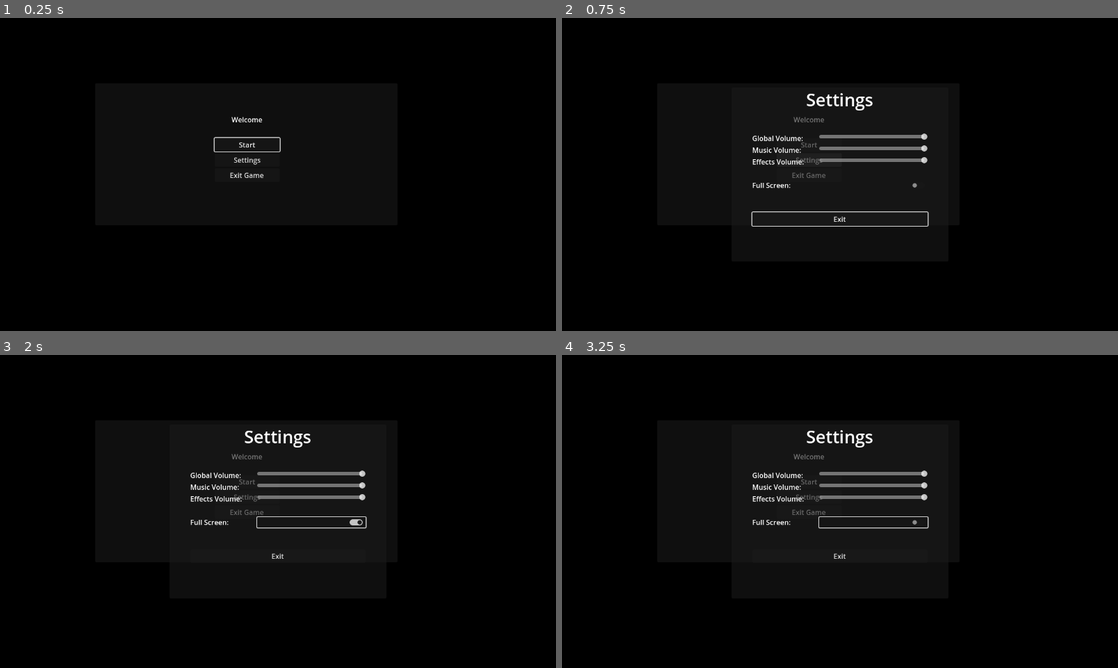
Above: before the commit, frames 1-4 (two rows, left to right).
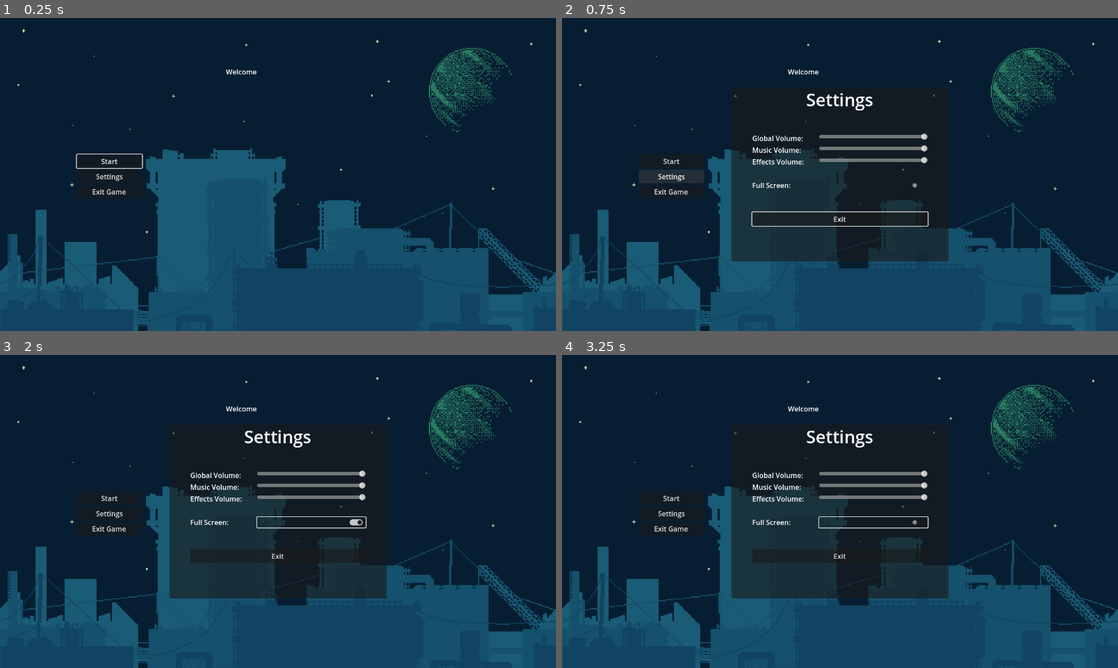
Above: after the commit, the same moments.

Repository: DEVizzent/mermelada-jam-2023
Game: Godot game, scene res://Inicio/StartMenu.tscn
Same seed, same stepped clock (60 frames per second), same inputs: the game is played once before the commit and once after it.
Inputs (mouse positions are in pixels of both pictures, inside the frame that each line leads up to):
- Up to frame 1 (0.25 s): no input
- Up to frame 2 (0.75 s): click "Settings" at 0.5 s
- Up to frame 3 (2 s): click (311, 520) at 1.25 s
- Up to frame 4 (3.25 s): tap Enter (ui_accept) at 2, 2.27, 2.75 s; move the mouse to (962, 495) at 2.02 s; hold Right (ui_right) 2.03-2.75 s; click (962, 495) at 2.17 s; drag from (728, 527) to (812, 574) at 2.77 s

The runs differ from the first frame. In frame 1, 99% of the frame differs, in the area x 0-100%, y 0-100%; in frame 2, 85%; in frame 3, 85%; in frame 4, 85%.

Commit message:
Add background to the welcome scene

Diff:
--- a/Inicio/StartMenu.gd
+++ b/Inicio/StartMenu.gd
@@ -1,10 +1,10 @@
 extends Node2D
 
 func _ready():
-	$Panel/CenterContainer/VBoxContainer/StartButton.grab_focus()
+	$CenterContainer/VBoxContainer/StartButton.grab_focus()
 
 func _on_settings_settings_closed():
-	$Panel/CenterContainer/VBoxContainer/SettingsButton.grab_focus()
+	$CenterContainer/VBoxContainer/SettingsButton.grab_focus()
 
 func _on_settings_button_pressed():
 	var menu_event = InputEventAction.new()
--- a/Inicio/StartMenu.tscn
+++ b/Inicio/StartMenu.tscn
@@ -1,57 +1,54 @@
-[gd_scene load_steps=6 format=3 uid="uid://xviyat66ggib"]
+[gd_scene load_steps=7 format=3 uid="uid://xviyat66ggib"]
 
 [ext_resource type="Script" path="res://Inicio/StartMenu.gd" id="1_keq2j"]
 [ext_resource type="Script" path="res://Inicio/ButtonJumpScene.gd" id="1_wqmyn"]
 [ext_resource type="PackedScene" uid="uid://cl4ayh8478a6v" path="res://Settings/Settings.tscn" id="2_4tn62"]
 [ext_resource type="PackedScene" uid="uid://ch4qu2cv74nik" path="res://Levels/Level1/Level1.tscn" id="2_26uak"]
+[ext_resource type="Texture2D" uid="uid://ccxvwsthy6mhk" path="res://Inicio/Background.png" id="2_mt6pw"]
 [ext_resource type="AudioStream" uid="uid://c3b4wpj0lnnj1" path="res://Inicio/Menu.wav" id="5_qw5x1"]
 
 [node name="StartMenu" type="Node2D"]
 script = ExtResource("1_keq2j")
 
+[node name="Sprite2D" type="Sprite2D" parent="."]
+position = Vector2(640.5, 362.5)
+scale = Vector2(2.22396, 2.24383)
+texture = ExtResource("2_mt6pw")
+
 [node name="Settings" parent="." instance=ExtResource("2_4tn62")]
 
-[node name="Panel" type="Panel" parent="."]
-anchors_preset = 8
-anchor_left = 0.5
-anchor_top = 0.5
-anchor_right = 0.5
-anchor_bottom = 0.5
-offset_left = 219.0
-offset_top = 150.0
-offset_right = 915.0
-offset_bottom = 477.0
-grow_horizontal = 2
-grow_vertical = 2
-
-[node name="CenterContainer" type="CenterContainer" parent="Panel"]
-layout_mode = 0
-offset_right = 700.0
-offset_bottom = 300.0
-
-[node name="VBoxContainer" type="VBoxContainer" parent="Panel/CenterContainer"]
-layout_mode = 2
-
-[node name="Label" type="Label" parent="Panel/CenterContainer/VBoxContainer"]
-layout_mode = 2
+[node name="Label" type="Label" parent="."]
+offset_left = 481.0
+offset_top = 112.0
+offset_right = 631.0
+offset_bottom = 138.0
 text = "Welcome"
 horizontal_alignment = 1
 
-[node name="Label2" type="Label" parent="Panel/CenterContainer/VBoxContainer"]
+[node name="CenterContainer" type="CenterContainer" parent="."]
+offset_left = -98.0
+offset_top = 201.0
+offset_right = 602.0
+offset_bottom = 501.0
+
+[node name="VBoxContainer" type="VBoxContainer" parent="CenterContainer"]
 layout_mode = 2
 
-[node name="StartButton" type="Button" parent="Panel/CenterContainer/VBoxContainer"]
+[node name="Label2" type="Label" parent="CenterContainer/VBoxContainer"]
+layout_mode = 2
+
+[node name="StartButton" type="Button" parent="CenterContainer/VBoxContainer"]
 custom_minimum_size = Vector2(150, 0)
 layout_mode = 2
 text = "Start"
 script = ExtResource("1_wqmyn")
 nextScene = ExtResource("2_26uak")
 
-[node name="SettingsButton" type="Button" parent="Panel/CenterContainer/VBoxContainer"]
+[node name="SettingsButton" type="Button" parent="CenterContainer/VBoxContainer"]
 layout_mode = 2
 text = "Settings"
 
-[node name="ExitButton" type="Button" parent="Panel/CenterContainer/VBoxContainer"]
+[node name="ExitButton" type="Button" parent="CenterContainer/VBoxContainer"]
 custom_minimum_size = Vector2(150, 0)
 layout_mode = 2
 text = "Exit Game"
@@ -63,5 +60,6 @@
 bus = &"Music"
 
 [connection signal="settingsClosed" from="Settings" to="." method="_on_settings_settings_closed"]
-[connection signal="pressed" from="Panel/CenterContainer/VBoxContainer/SettingsButton" to="." method="_on_settings_button_pressed"]
-[connection signal="pressed" from="Panel/CenterContainer/VBoxContainer/ExitButton" to="." method="_on_exit_button_pressed"]
+[connection signal="pressed" from="CenterContainer/VBoxContainer/SettingsButton" to="." method="_on_settings_button_pressed"]
+[connection signal="pressed" from="CenterContainer/VBoxContainer/SettingsButton" to="CenterContainer/VBoxContainer/SettingsButton" method="_on_pressed"]
+[connection signal="pressed" from="CenterContainer/VBoxContainer/ExitButton" to="." method="_on_exit_button_pressed"]
